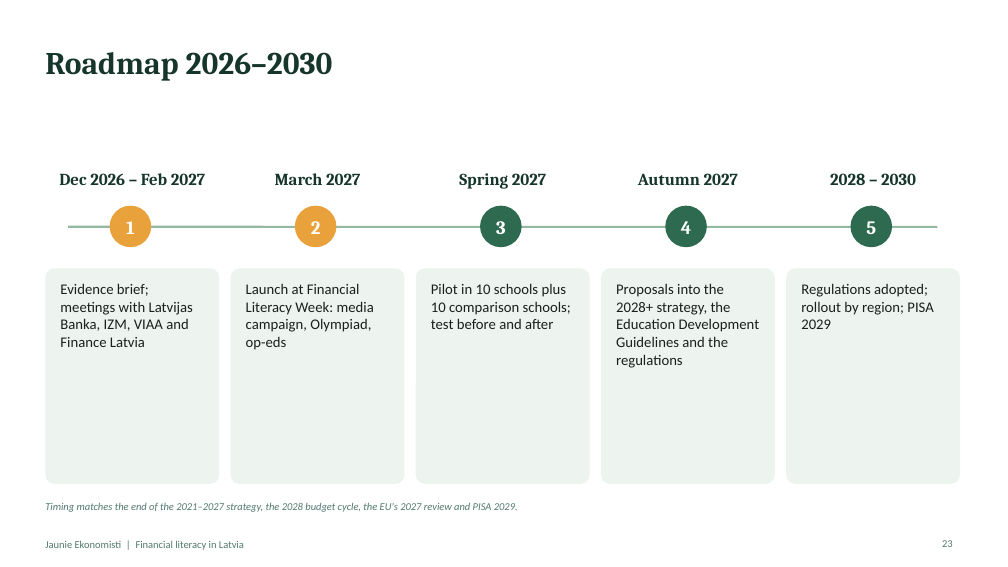
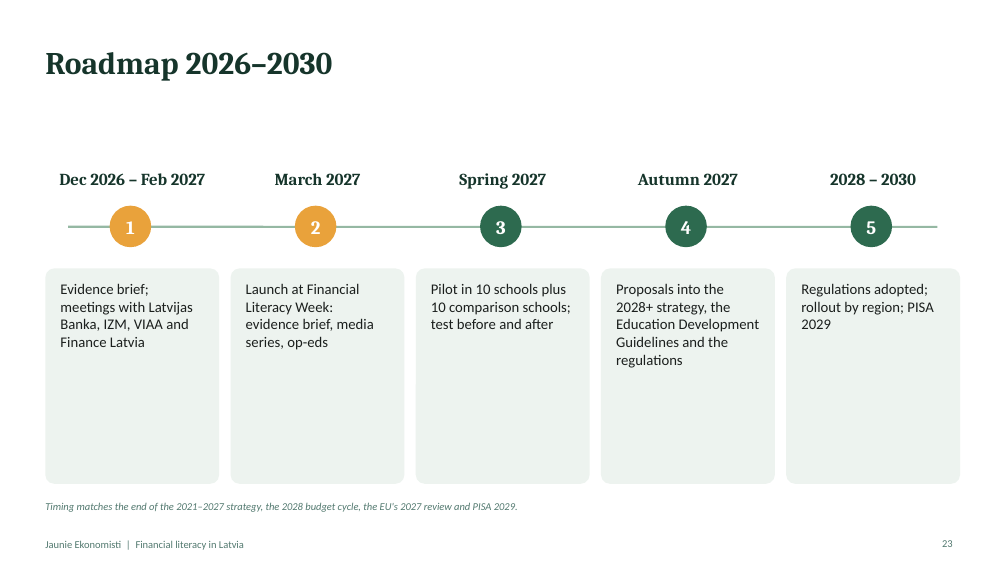
Before and after one commit to ArtisLV890/Elective-Impact-Making-for-the-Competitiveness-and-Data-Driven-Decisions-2026-2027, a slide deck: slide 23 of financial-literacy/presentation/Financial literacy in Latvia - presentation.pptx. Drawn at 1008x567 pixels with LibreOffice and Linux fonts; fonts in the diff are those of the drawing. Boxes give left, top, right and bottom in pixels: in the first picture for what was removed or moved away, otherwise in the second. Text is boxed around its words. In the diff, an @@ line names an element or a change of style, - is before the commit and + after.

```diff
--- a/financial-literacy/presentation/Financial literacy in Latvia - presentation.pptx
+++ b/financial-literacy/presentation/Financial literacy in Latvia - presentation.pptx
@@ text at (246, 283, 374, 350): text changed @@
-Launch at Financial Literacy Week: media campaign, Olympiad, op-eds
+Launch at Financial Literacy Week: evidence brief, media series, op-eds
```
Also in this commit, not shown: 3 other slides changed, 3 other files.
